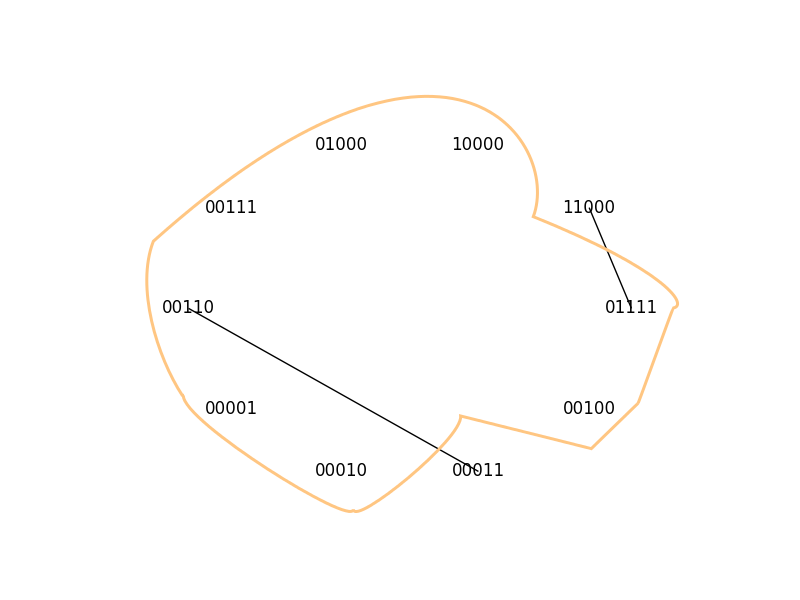
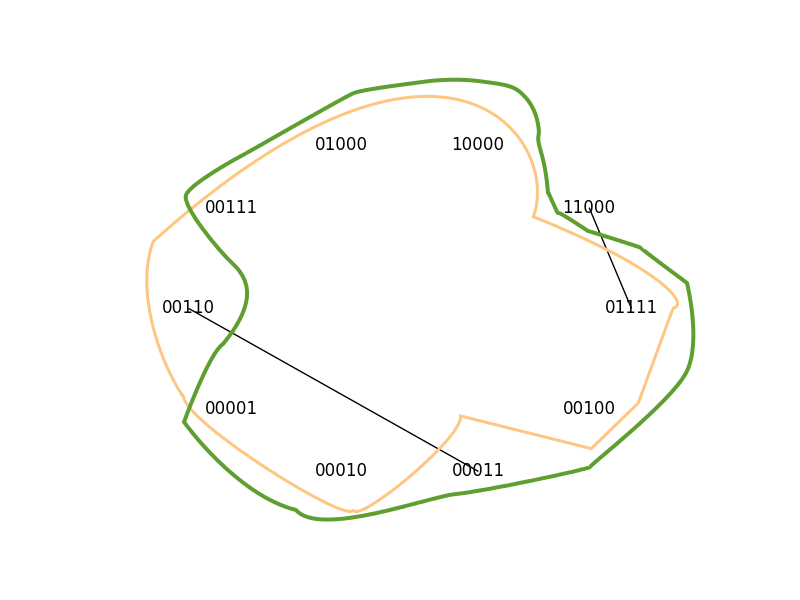
Two versions of the same layered image (800x600). Layer-by-layer changes:
added layer "Layer" above "incompat_graph.png" over (x1=181, y1=77, x2=696, y2=522)
